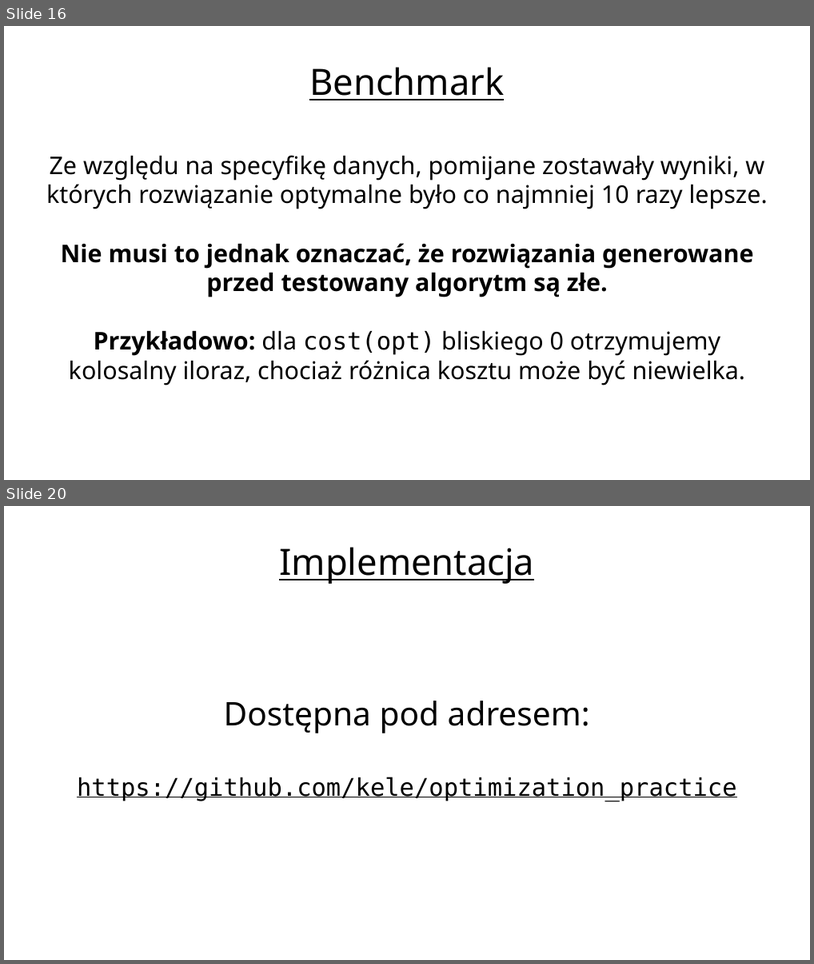
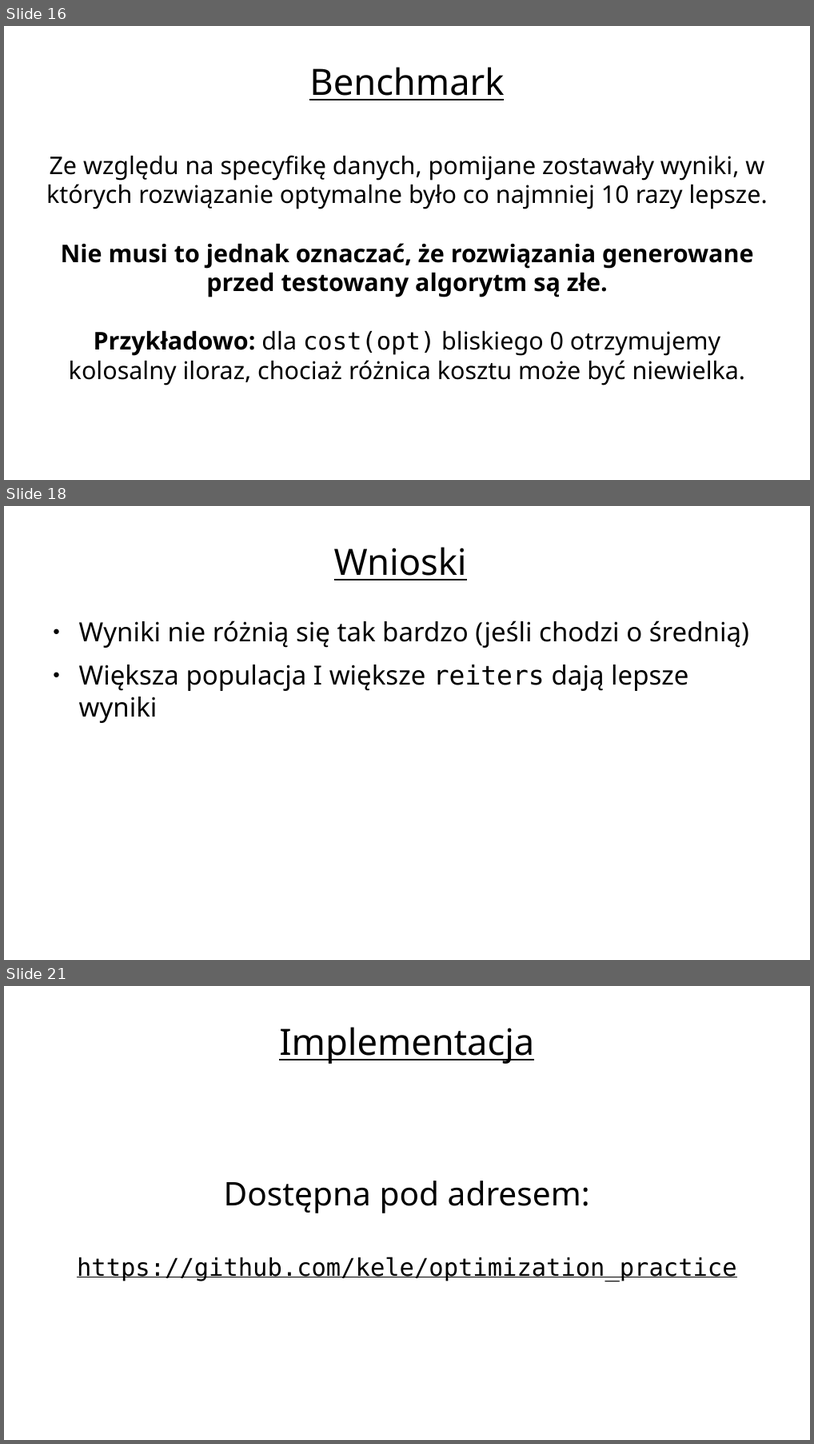
Before and after one commit to kele/metaheur_population_based, a slide deck: pres.odp. Shown one above the other, each under a label of ours: slides 16 and 20 before the commit, slides 16, 18 and 21 after it; the slides between them are not shown. The pictures are 814x964 and 814x1444 pixels, drawn with LibreOffice and Linux fonts; fonts in the diff are those of the drawing; background and template pictures are left out. Boxes give left, top, right and bottom in pixels: in the first picture for what was removed or moved away, otherwise in the second. Text is boxed around its words. In the diff, an @@ line names an element or a change of style, - is before the commit and + after.

```diff
--- a/pres.odp
+++ b/pres.odp
@@ slide 18 added at (x1=4, y1=506, x2=810, y2=960), background picture (left out) @@
@@ title added at (x1=334, y1=547, x2=467, y2=580), 35.7 pt, text #000000, underline @@
+Wnioski
@@ text added at (x1=79, y1=620, x2=750, y2=723), 26 pt, text #000000 @@
+● Wyniki nie różnią się tak bardzo (jeśli chodzi o średnią)
+● Większa populacja I większe reiters dają lepsze wyniki
@@ what was slide 20 is now slide 21 @@
```
Also in this commit, not shown: 1 slide changed, 2 other slides added, 2 slides removed.
